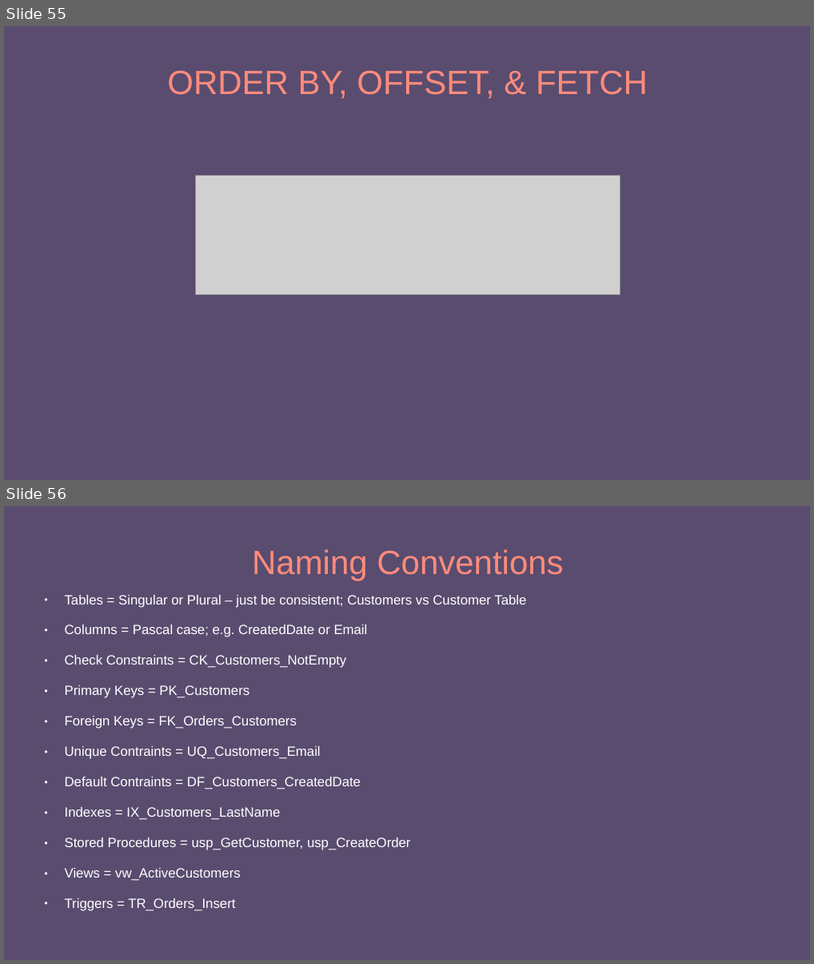
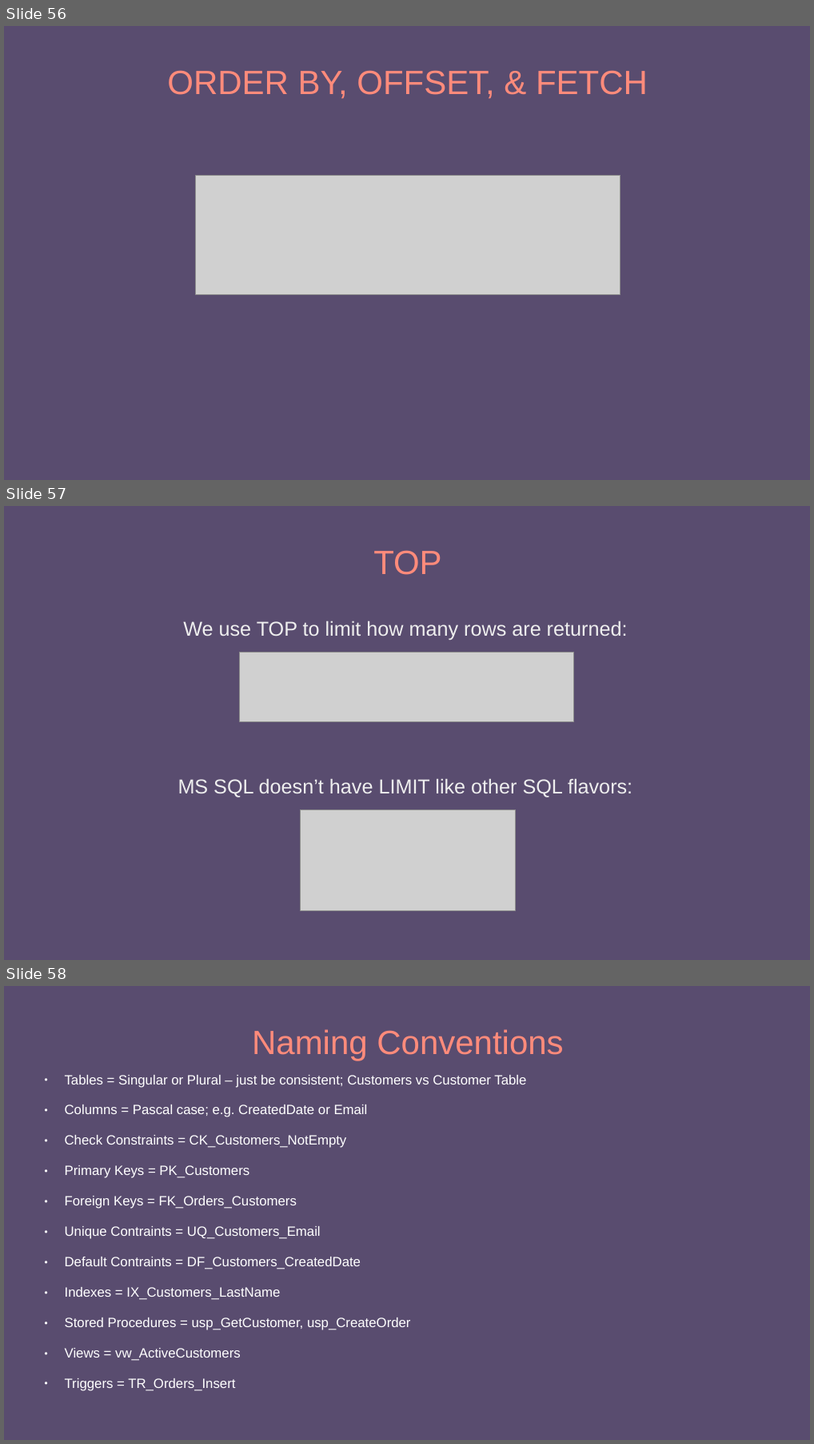
Before and after one commit to e-m-wilson/dotnet, a slide deck: Resources-Notes-Ppts/SQL/SQL_MSSQL.pptx. Shown one above the other, each under a label of ours: slides 55 and 56 before the commit, slides 56, 57 and 58 after it. The pictures are 814x964 and 814x1444 pixels, drawn with LibreOffice and Linux fonts; fonts in the diff are those of the drawing; grey boxes stand for pictures. Boxes give left, top, right and bottom in pixels: in the first picture for what was removed or moved away, otherwise in the second. Text is boxed around its words. In the diff, an @@ line names an element or a change of style, - is before the commit and + after.

```diff
--- a/Resources-Notes-Ppts/SQL/SQL_MSSQL.pptx
+++ b/Resources-Notes-Ppts/SQL/SQL_MSSQL.pptx
@@ slide 57 added at [4, 506, 810, 960], background #594C6F @@
@@ title added at [374, 550, 442, 575], 30 pt, text #FF8B7B @@
+TOP
@@ text added at [183, 621, 628, 640], 18 pt, text #EEEEEE @@
+We use TOP to limit how many rows are returned:
@@ picture added at [240, 652, 575, 721] @@
@@ text added at [178, 779, 633, 797], 18 pt, text #EEEEEE @@
+MS SQL doesn’t have LIMIT like other SQL flavors:
@@ picture added at [301, 809, 516, 910] @@
@@ what was slide 55 is now slide 56 @@
@@ what was slide 56 is now slide 58 @@
```
Also in this commit, not shown: 5 slides changed, 2 other slides added.
